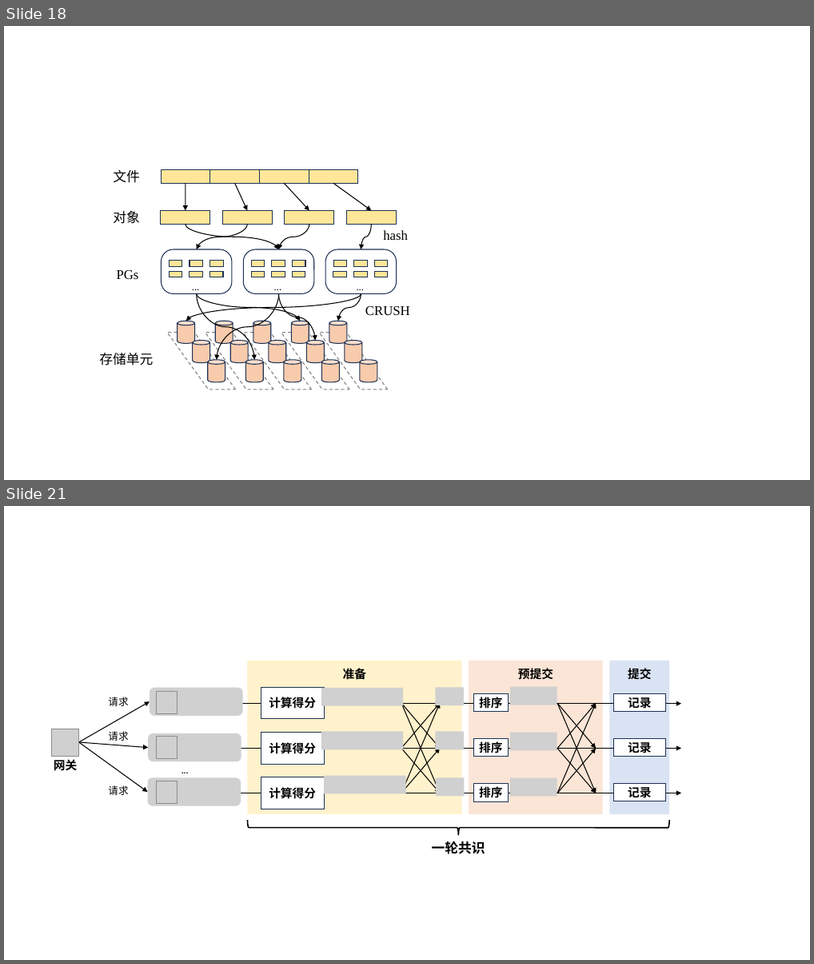
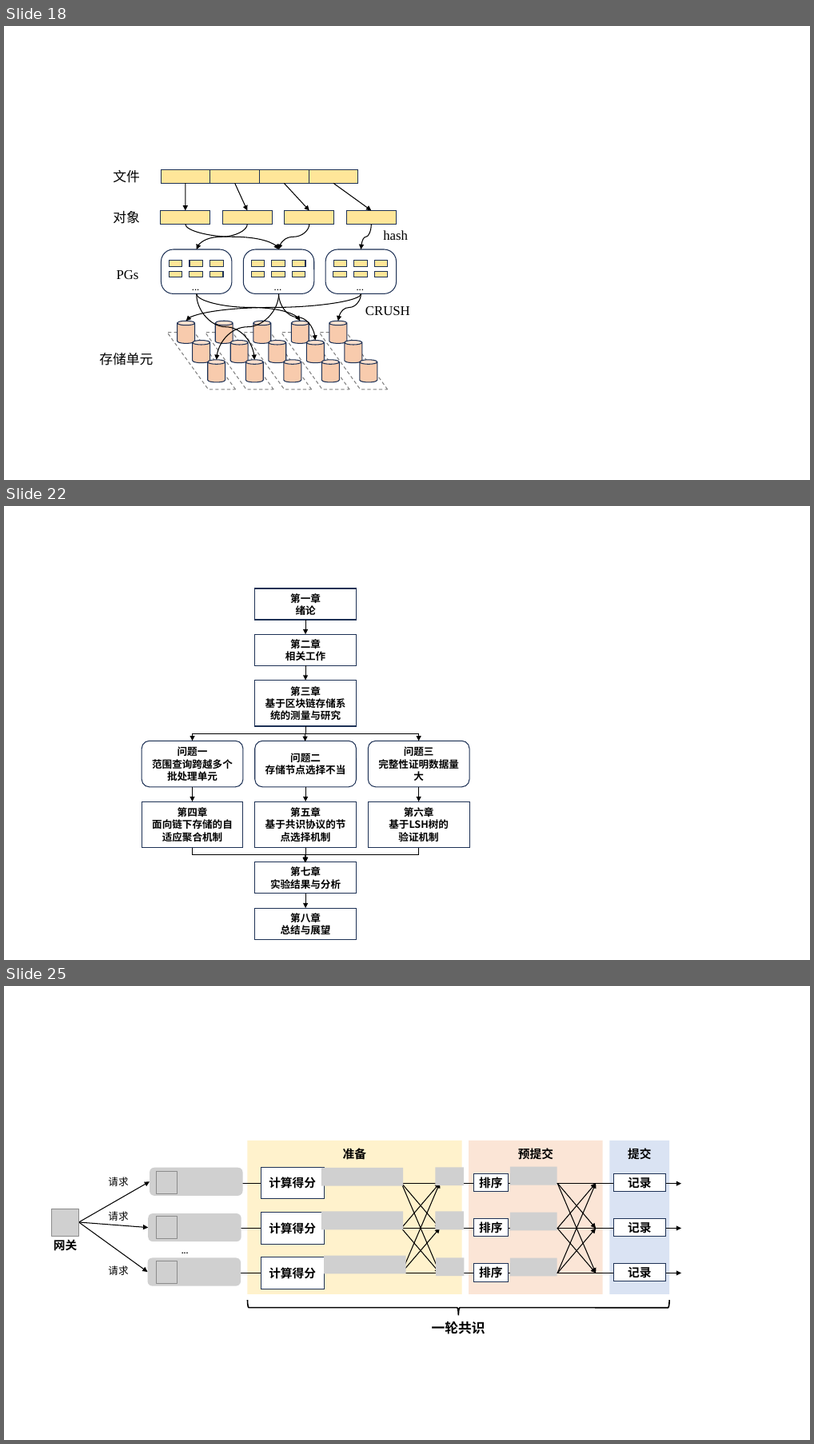
Before and after one commit to Studio-tyx/tyx_thesis_template, a slide deck: figure/timechain/fig.pptx. Shown one above the other, each under a label of ours: slides 18 and 21 before the commit, slides 18, 22 and 25 after it; the slides between them are not shown. The pictures are 814x964 and 814x1444 pixels, drawn with LibreOffice and Linux fonts; fonts in the diff are those of the drawing; grey boxes stand for pictures; background and template pictures are left out. Boxes give left, top, right and bottom in pixels: in the first picture for what was removed or moved away, otherwise in the second. Text is boxed around its words. In the diff, an @@ line names an element or a change of style, - is before the commit and + after.

Commit message:
把有些相关工作拉到后面去说了，勉强50页多了，感觉还是要再加啊

```diff
--- a/figure/timechain/fig.pptx
+++ b/figure/timechain/fig.pptx
@@ slide 22 added at [4,506,810,960], background #FFFFFF @@
@@ rectangle added at [255,588,357,620], fill #FFFFFF, outline #1E3256 1 pt, 12 pt, text #000000, bold @@
+第一章
+绪论
@@ arrow added from (306, 620) to (306, 634), #000000 1 pt @@
@@ rectangle added at [255,634,357,666], fill #FFFFFF, outline #1E3256 1 pt, 12 pt, text #000000, bold @@
+第二章
+相关工作
@@ arrow added from (306, 666) to (306, 680), #000000 1 pt @@
@@ rectangle added at [255,680,357,726], fill #FFFFFF, outline #1E3256 1 pt, 12 pt, text #000000, bold @@
+第三章
+基于区块链存储系统的测量与研究
@@ rounded rectangle added at [142,740,243,787], fill #FFFFFF, outline #1E3256 1 pt, 12 pt, text #000000, bold @@
+问题一
+范围查询跨越多个批处理单元
@@ elbow arrow added from (306, 726) to (193, 740), #000000 1 pt @@
@@ rounded rectangle added at [255,740,357,787], fill #FFFFFF, outline #1E3256 1 pt, 12 pt, text #000000, bold @@
+问题二
+存储节点选择不当
@@ elbow arrow added from (306, 726) to (419, 740), #000000 1 pt @@
@@ elbow arrow added from (306, 727) to (306, 741), #000000 1 pt @@
@@ rounded rectangle added at [368,740,470,787], fill #FFFFFF, outline #1E3256 1 pt, 12 pt, text #000000, bold @@
+问题三
+完整性证明数据量大
@@ arrow added from (193, 787) to (193, 801), #000000 1 pt @@
@@ arrow added from (306, 787) to (306, 801), #000000 1 pt @@
@@ arrow added from (419, 787) to (419, 801), #000000 1 pt @@
@@ rectangle added at [142,801,243,847], fill #FFFFFF, outline #1E3256 1 pt, 12 pt, text #000000, bold @@
+第四章
+面向链下存储的自适应聚合机制
@@ rectangle added at [255,801,357,847], fill #FFFFFF, outline #1E3256 1 pt, 12 pt, text #000000, bold @@
+第五章
+基于共识协议的节点选择机制
@@ rectangle added at [368,801,470,847], fill #FFFFFF, outline #1E3256 1 pt, 12 pt, text #000000, bold @@
+第六章
+基于LSH树的
+验证机制
@@ elbow arrow added from (193, 847) to (306, 862), #000000 1 pt @@
@@ rectangle added at [255,862,357,893], fill #FFFFFF, outline #1E3256 1 pt, 12 pt, text #000000, bold @@
+第七章
+实验结果与分析
@@ elbow arrow added from (306, 848) to (306, 862), #000000 1 pt @@
@@ elbow arrow added from (419, 847) to (306, 862), #000000 1 pt @@
@@ rectangle added at [255,908,357,939], fill #FFFFFF, outline #1E3256 1 pt, 12 pt, text #000000, bold @@
+第八章
+总结与展望
@@ arrow added from (306, 893) to (306, 908), #000000 1 pt @@
@@ what was slide 21 is now slide 25 @@
```
Also in this commit, not shown: 1 slide changed, 4 other slides added, 8 other files.
